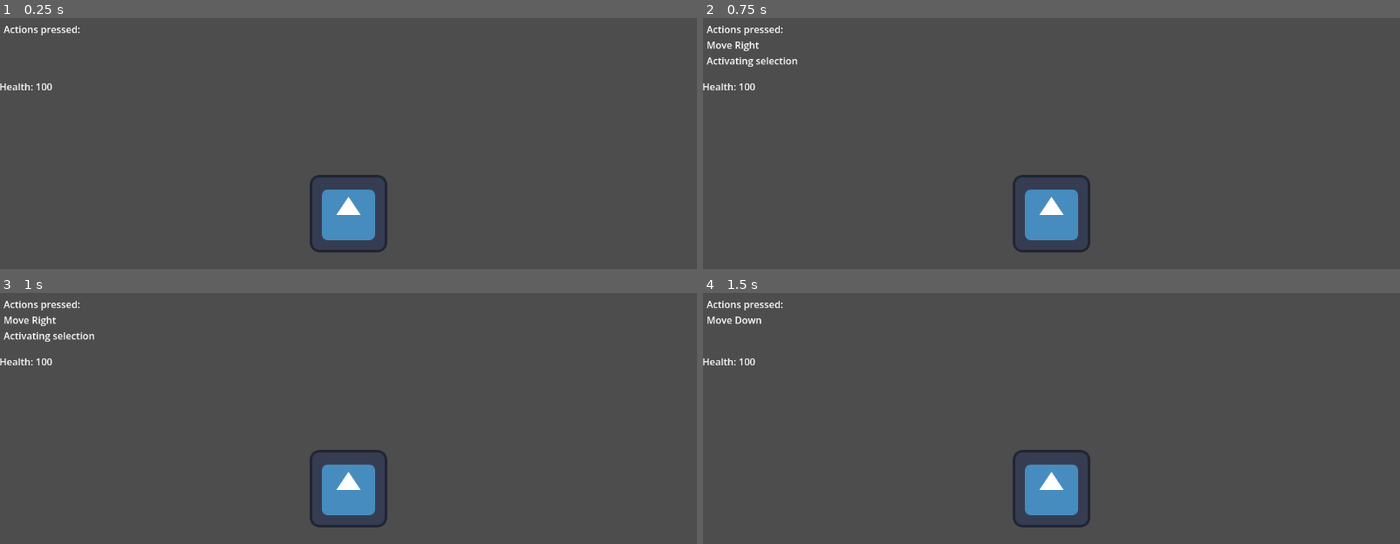
Above: before the commit, frames 1-4 (two rows, left to right).
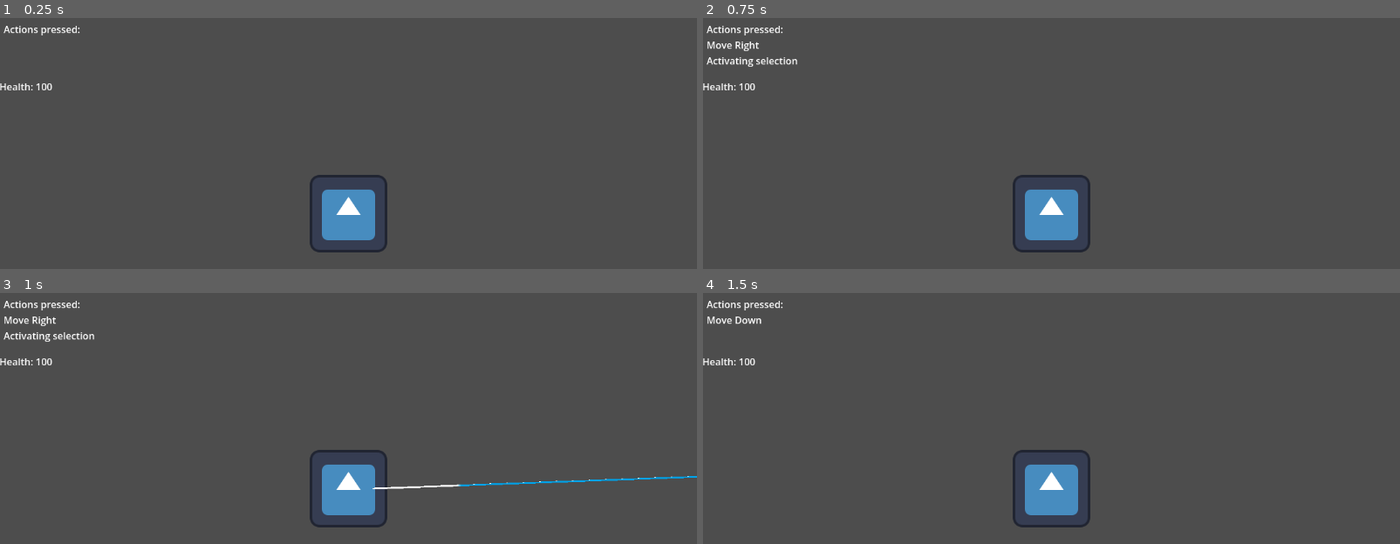
Above: after the commit, the same moments.

Repository: Rhyslan/GuitarBoard_Game
Game: Godot game, scene res://scenes/test/test.tscn
Two runs of this game, one before a commit and one after it. Both use one fixed random seed, a clock stepped at 60 frames per second and the inputs below. The engine's default icon, where the game draws it, is replaced by a stand-in: a white triangle on a blue panel in a dark square.
Inputs:
- Up to frame 1 (0.25 s): no input
- Up to frame 2 (0.75 s): tap Enter at 0.5 s; hold D (Right) from 0.53 s (still down); hold Left (Attack) from 0.53 s (still down)
- Up to frame 3 (1 s): keep holding D (Right); keep holding Left (Attack); tap Space (Jump) at 0.77 s; tap 2 (Beam) at 0.8 s
- Up to frame 4 (1.5 s): release D (Right) at 1.28 s; release Left (Attack) at 1.28 s; hold S (Down) from 1.28 s (still down); tap 2 (Beam) at 1.35 s

Frames 1-2 are identical in both runs. In frame 3, 0.4% of the frame differs, in the area x 53-100%, y 72-79%; in frame 4, nothing differs.

Commit message:
Begin beam work

Diff:
--- /dev/null
+++ b/guitar-board/entities/player/beam.gd
@@ -0,0 +1,63 @@
+extends RayCast2D
+
+@export var cast_speed := 7000.0
+@export var max_length := 1400.0
+@export var is_casting := false: set = set_is_casting
+@export var start_distance := 40.0
+
+@onready var line: Line2D = $Line2D
+
+var tween: Tween = null
+
+func _ready() -> void:
+	line.points[0] = Vector2.RIGHT * start_distance
+	line.points[1] = Vector2.ZERO
+	line.visible = false
+
+func _physics_process(delta: float) -> void:
+	target_position.x = move_toward(
+		target_position.x,
+		max_length,
+		cast_speed * delta
+	)
+
+	var end_pos := target_position
+	force_raycast_update()
+	if is_colliding():
+		end_pos = to_local(get_collision_point())
+	line.points[1] = end_pos
+
+func set_is_casting(new_val: bool):
+	if is_casting == new_val:
+		return
+	is_casting = new_val
+
+	set_physics_process(is_casting)
+
+	if not line:
+		return
+
+	if is_casting:
+		var start := Vector2.RIGHT * start_distance
+		line.points[0] = start
+		line.points[1] = start
+		appear()
+	else:
+		target_position = Vector2.ZERO
+		disappear()
+
+
+func appear() -> void:
+	line.visible = true
+	if tween and tween.is_running():
+		tween.kill()
+	tween = create_tween()
+	tween.tween_property(line, "width", line.width, 0.2).from(0.0)
+
+
+func disappear() -> void:
+	if tween and tween.is_running():
+		tween.kill()
+	tween = create_tween()
+	tween.tween_property(line, "width", 0.0, 0.2).from_current()
+	tween.tween_callback(line.hide)
--- /dev/null
+++ b/guitar-board/entities/player/beam.tscn
@@ -0,0 +1,15 @@
+[gd_scene format=3 uid="uid://dpydk6uympif0"]
+
+[ext_resource type="Script" uid="uid://dy76fbmv72act" path="res://entities/player/beam.gd" id="1_7u0ro"]
+[ext_resource type="Texture2D" uid="uid://b3gnxabljblmq" path="res://assets/beam.png" id="2_idiqm"]
+
+[node name="Beam" type="RayCast2D" unique_id=942872429]
+target_position = Vector2(0, -50)
+script = ExtResource("1_7u0ro")
+
+[node name="Line2D" type="Line2D" parent="." unique_id=730368625]
+points = PackedVector2Array(0, 0, 0, -50)
+width = 20.0
+texture = ExtResource("2_idiqm")
+texture_mode = 2
+end_cap_mode = 2
--- a/guitar-board/entities/player/player.gd
+++ b/guitar-board/entities/player/player.gd
@@ -58,9 +58,13 @@
 			dash()
 	if Input.is_action_pressed("Attack"):
 		if selectedActions["beam"]:
-			beam()
+			$Beam.set_is_casting(true)
+		else:
+			$Beam.set_is_casting(false)
 		if selectedActions["shield"]:
 			shield()
+	else:
+		$Beam.set_is_casting(false)
 
 func jump():
 	print("jumped")
@@ -70,10 +74,6 @@
 	var b = Bullet.instantiate()
 	self.get_parent().add_child(b)
 	b.transform = $AttackSpawn.global_transform
-
-
-func beam():
-	print("holding beam")
 
 
 func slash():
--- a/guitar-board/entities/player/player.tscn
+++ b/guitar-board/entities/player/player.tscn
@@ -3,14 +3,11 @@
 [ext_resource type="Script" uid="uid://bnueex7p0hhet" path="res://entities/player/player.gd" id="1_abrql"]
 [ext_resource type="Texture2D" uid="uid://ia7x8qr8jrxi" path="res://icon.svg" id="1_symyc"]
 [ext_resource type="PackedScene" uid="uid://bhmf7u255m5s6" path="res://entities/player/bullet.tscn" id="2_sglur"]
-[ext_resource type="Texture2D" uid="uid://cdjqia8mk0pyc" path="res://assets/slash.png" id="4_bls4j"]
-[ext_resource type="Script" uid="uid://dxwbwlajqkn0t" path="res://entities/player/slash.gd" id="4_fkugw"]
+[ext_resource type="PackedScene" uid="uid://46e1880n55v4" path="res://entities/player/slash.tscn" id="4_fkugw"]
+[ext_resource type="PackedScene" uid="uid://dpydk6uympif0" path="res://entities/player/beam.tscn" id="5_8fjmc"]
 
 [sub_resource type="RectangleShape2D" id="RectangleShape2D_abrql"]
 size = Vector2(128, 128)
-
-[sub_resource type="RectangleShape2D" id="RectangleShape2D_fkugw"]
-size = Vector2(186, 71)
 
 [node name="Player" type="CharacterBody2D" unique_id=2057214509]
 script = ExtResource("1_abrql")
@@ -27,18 +24,6 @@
 [node name="AttackSpawn" type="Marker2D" parent="." unique_id=896916255]
 position = Vector2(0, -77)
 
-[node name="Slash" type="Area2D" parent="." unique_id=716143964]
-visible = false
-script = ExtResource("4_fkugw")
+[node name="Slash" parent="." unique_id=822047906 instance=ExtResource("4_fkugw")]
 
-[node name="CollisionShape2D2" type="CollisionShape2D" parent="Slash" unique_id=1352162223]
-position = Vector2(0, -102)
-shape = SubResource("RectangleShape2D_fkugw")
-
-[node name="Sprite2D" type="Sprite2D" parent="Slash" unique_id=2118889548]
-modulate = Color(1, 1, 1, 0.53333336)
-position = Vector2(0, -143)
-texture = ExtResource("4_bls4j")
-
-[connection signal="body_entered" from="Slash" to="Slash" method="_on_body_entered"]
-[connection signal="body_exited" from="Slash" to="Slash" method="_on_body_exited"]
+[node name="Beam" parent="." unique_id=942872429 instance=ExtResource("5_8fjmc")]
--- /dev/null
+++ b/guitar-board/entities/player/slash.tscn
@@ -0,0 +1,23 @@
+[gd_scene format=3 uid="uid://46e1880n55v4"]
+
+[ext_resource type="Script" uid="uid://dxwbwlajqkn0t" path="res://entities/player/slash.gd" id="1_mvm5g"]
+[ext_resource type="Texture2D" uid="uid://cdjqia8mk0pyc" path="res://assets/slash.png" id="2_ii8qm"]
+
+[sub_resource type="RectangleShape2D" id="RectangleShape2D_fkugw"]
+size = Vector2(186, 71)
+
+[node name="Slash" type="Area2D" unique_id=822047906]
+visible = false
+script = ExtResource("1_mvm5g")
+
+[node name="CollisionShape2D2" type="CollisionShape2D" parent="." unique_id=334181344]
+position = Vector2(0, -102)
+shape = SubResource("RectangleShape2D_fkugw")
+
+[node name="Sprite2D" type="Sprite2D" parent="." unique_id=783822637]
+modulate = Color(1, 1, 1, 0.53333336)
+position = Vector2(0, -143)
+texture = ExtResource("2_ii8qm")
+
+[connection signal="body_entered" from="." to="." method="_on_body_entered"]
+[connection signal="body_exited" from="." to="." method="_on_body_exited"]
Not shown, added: guitar-board/entities/player/beam.gd.uid
